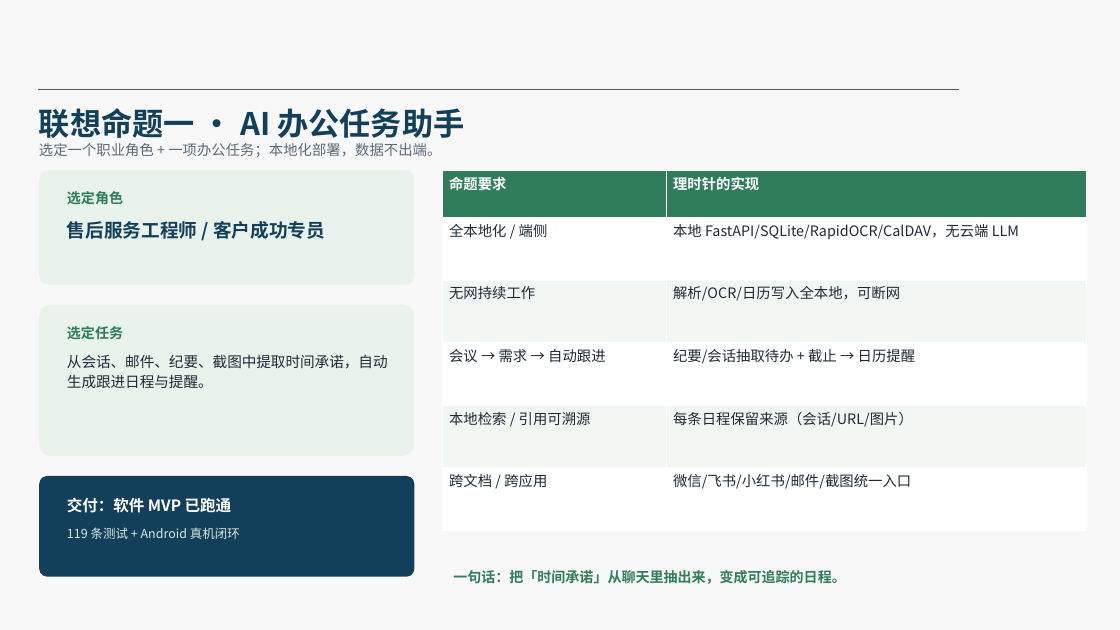
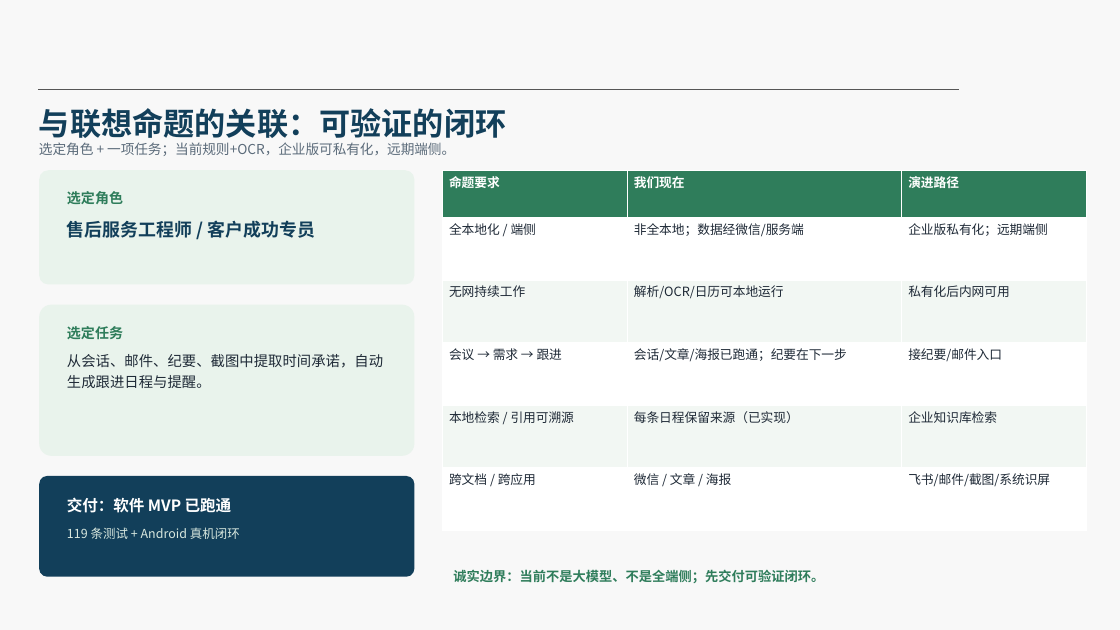
Before and after one commit to murasame9877/lishizhen, a slide deck: slide 3 of docs/2026SDG-Pitch-理时针.pptx. Drawn at 1120x630 pixels with LibreOffice and Linux fonts; fonts in the diff are those of the drawing; background and template pictures are left out. Boxes give left, top, right and bottom in pixels: in the first picture for what was removed or moved away, otherwise in the second. Text is boxed around its words. In the diff, an @@ line names an element or a change of style, - is before the commit and + after.

```diff
--- a/docs/2026SDG-Pitch-理时针.pptx
+++ b/docs/2026SDG-Pitch-理时针.pptx
@@ text at [39, 108, 506, 143]: text changed @@
-联想命题一 · AI 办公任务助手
+与联想命题的关联：可验证的闭环
@@ text at [39, 142, 455, 156]: text changed; size 9.2 to 8.8 pt @@
-选定一个职业角色 + 一项办公任务；本地化部署，数据不出端。
+选定角色 + 一项任务；当前规则+OCR，企业版可私有化，远期端侧。
@@ table at [442, 170, 1086, 531] @@
-column 1: 命题要求 | 全本地化 / 端侧 | 无网持续工作 | 会议 → 需求 → 自动跟进 | 本地检索 / 引用可溯源 | 跨文档 / 跨应用
-column 2: 理时针的实现 | 本地 FastAPI/SQLite/RapidOCR/CalDAV，无云端 LLM | 解析/OCR/日历写入全本地，可断网 | 纪要/会话抽取待办 + 截止 → 日历提醒 | 每条日程保留来源（会话/URL/图片） | 微信/飞书/小红书/邮件/截图统一入口
+column 1: 命题要求 | 全本地化 / 端侧 | 无网持续工作 | 会议 → 需求 → 跟进 | 本地检索 / 引用可溯源 | 跨文档 / 跨应用
+column 2: 我们现在 | 非全本地；数据经微信/服务端 | 解析/OCR/日历可本地运行 | 会话/文章/海报已跑通；纪要在下一步 | 每条日程保留来源（已实现） | 微信 / 文章 / 海报
+column 3: 演进路径 | 企业版私有化；远期端侧 | 私有化后内网可用 | 接纪要/邮件入口 | 企业知识库检索 | 飞书/邮件/截图/系统识屏
@@ text "售后服务工程师 / 客户成功专员" at [67, 220, 315, 238]: size 12 to 11.5 pt @@
@@ text "从会话、邮件、纪要、截图中提取时间承诺，自动生成跟进日程与提醒。" at [67, 354, 383, 388]: size 9.4 to 9.2 pt @@
@@ text at [453, 569, 824, 583]: text changed; size 9 to 8.5 pt @@
-一句话：把「时间承诺」从聊天里抽出来，变成可追踪的日程。
+诚实边界：当前不是大模型、不是全端侧；先交付可验证闭环。
```
Also in this commit, not shown: 13 other slides changed, 3 other files.
